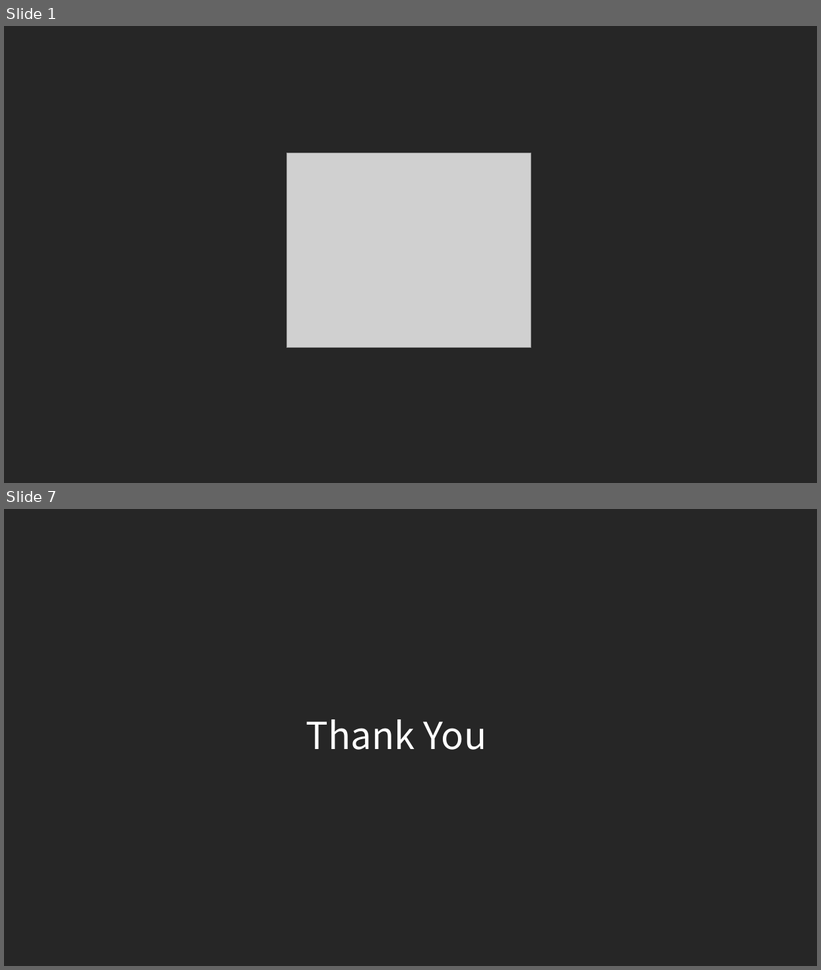
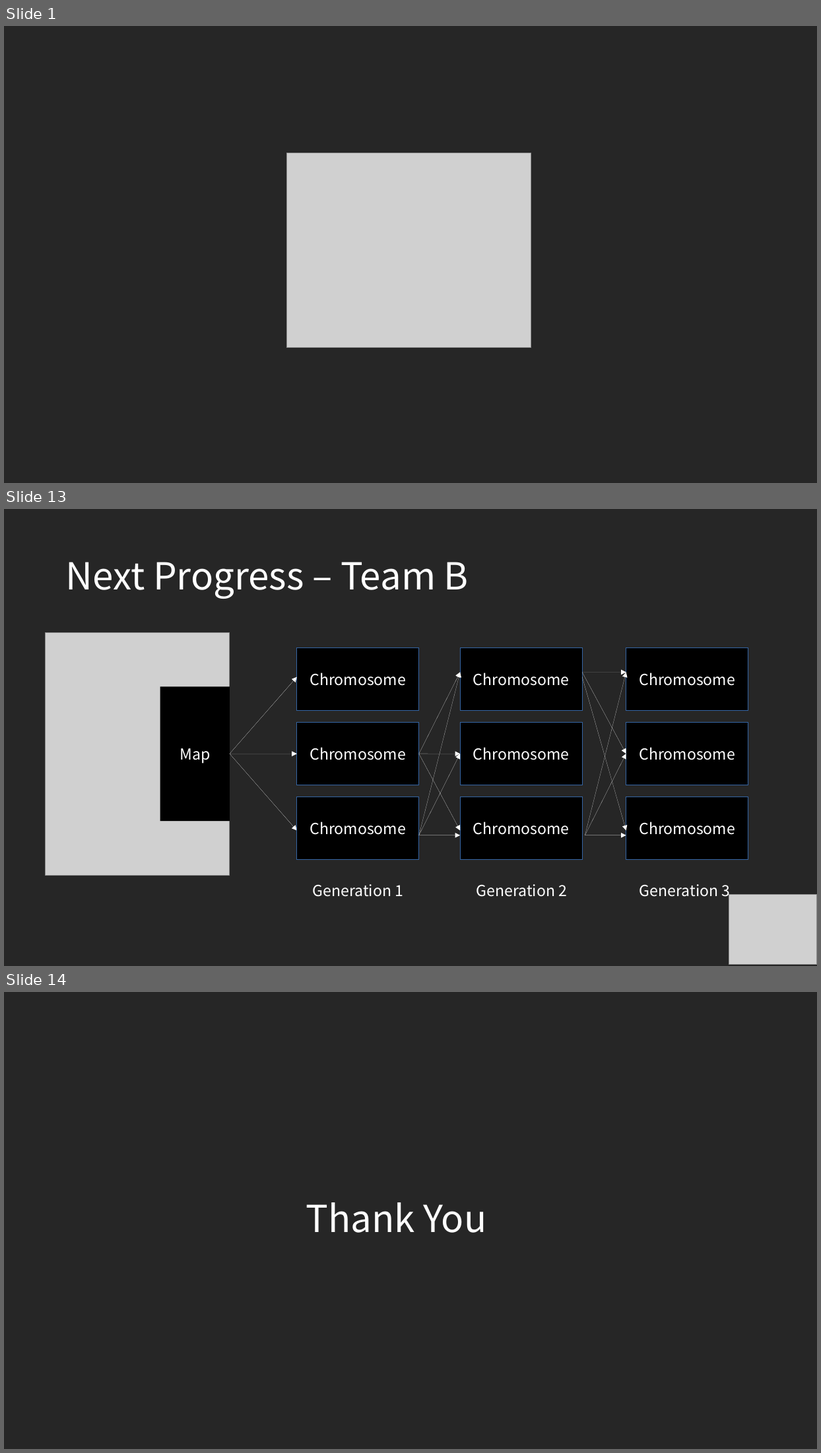
Before and after one commit to commadev/commadev.github.io, a slide deck: assets/documents/190411 Snake.pptx. Shown one above the other, each under a label of ours: slides 1 and 7 before the commit, slides 1, 13 and 14 after it; the slides between them are not shown. The pictures are 821x970 and 821x1453 pixels, drawn with LibreOffice and Linux fonts; fonts in the diff are those of the drawing; grey boxes stand for pictures. Boxes give left, top, right and bottom in pixels: in the first picture for what was removed or moved away, otherwise in the second. Text is boxed around its words. In the diff, an @@ line names an element or a change of style, - is before the commit and + after.

```diff
--- a/assets/documents/190411 Snake.pptx
+++ b/assets/documents/190411 Snake.pptx
@@ slide 13 added at [4,509,817,966], background #262626 @@
@@ text added at [66,562,469,599], 44 pt, text #FFFFFF @@
+Next Progress – Team B
@@ picture added at [45,633,230,875] @@
@@ rectangle added at [297,648,418,710], fill #000000, outline #3465A4 0.75 pt, 18 pt, text #FFFFFF @@
+Chromosome
@@ rectangle added at [460,648,582,710], fill #000000, outline #3465A4 0.75 pt, 18 pt, text #FFFFFF @@
+Chromosome
@@ rectangle added at [626,648,748,710], fill #000000, outline #3465A4 0.75 pt, 18 pt, text #FFFFFF @@
+Chromosome
@@ arrow added from (230, 755) to (297, 677), #FFFFFF 0.75 pt @@
@@ arrow added from (419, 755) to (460, 673), #FFFFFF 0.75 pt @@
@@ arrow added from (419, 835) to (460, 673), #FFFFFF 0.75 pt @@
@@ arrow added from (582, 673) to (626, 755), #FFFFFF 0.75 pt @@
@@ arrow added from (582, 677) to (626, 831), #FFFFFF 0.75 pt @@
@@ arrow added from (582, 673) to (626, 673), #FFFFFF 0.75 pt @@
@@ arrow added from (585, 835) to (626, 673), #FFFFFF 0.75 pt @@
@@ rectangle added at [160,687,230,821], fill #000000, 18 pt, text #FFFFFF @@
+Map
@@ rectangle added at [297,722,418,785], fill #000000, outline #3465A4 0.75 pt, 18 pt, text #FFFFFF @@
+Chromosome
@@ rectangle added at [460,722,582,785], fill #000000, outline #3465A4 0.75 pt, 18 pt, text #FFFFFF @@
+Chromosome
@@ rectangle added at [626,722,748,785], fill #000000, outline #3465A4 0.75 pt, 18 pt, text #FFFFFF @@
+Chromosome
@@ arrow added from (230, 755) to (297, 755), #FFFFFF 0.75 pt @@
@@ arrow added from (230, 755) to (297, 831), #FFFFFF 0.75 pt @@
@@ arrow added from (419, 755) to (460, 755), #FFFFFF 0.75 pt @@
@@ arrow added from (419, 755) to (460, 831), #FFFFFF 0.75 pt @@
@@ arrow added from (419, 835) to (460, 755), #FFFFFF 0.75 pt @@
@@ arrow added from (585, 835) to (626, 755), #FFFFFF 0.75 pt @@
@@ rectangle added at [297,797,418,859], fill #000000, outline #3465A4 0.75 pt, 18 pt, text #FFFFFF @@
+Chromosome
@@ rectangle added at [460,797,582,859], fill #000000, outline #3465A4 0.75 pt, 18 pt, text #FFFFFF @@
+Chromosome
@@ rectangle added at [626,797,748,859], fill #000000, outline #3465A4 0.75 pt, 18 pt, text #FFFFFF @@
+Chromosome
@@ arrow added from (419, 836) to (460, 835), #FFFFFF 0.75 pt @@
@@ arrow added from (585, 836) to (626, 835), #FFFFFF 0.75 pt @@
@@ text added at [312,885,403,897], 18 pt, text #FFFFFF @@
+Generation 1
@@ text added at [477,885,567,897], 18 pt, text #FFFFFF @@
+Generation 2
@@ text added at [640,885,731,900], 18 pt, text #FFFFFF @@
+Generation 3
@@ picture added at [729,895,817,965] @@
@@ what was slide 7 is now slide 14 @@
```
Also in this commit, not shown: 2 slides changed, 9 other slides added, 3 slides removed.
